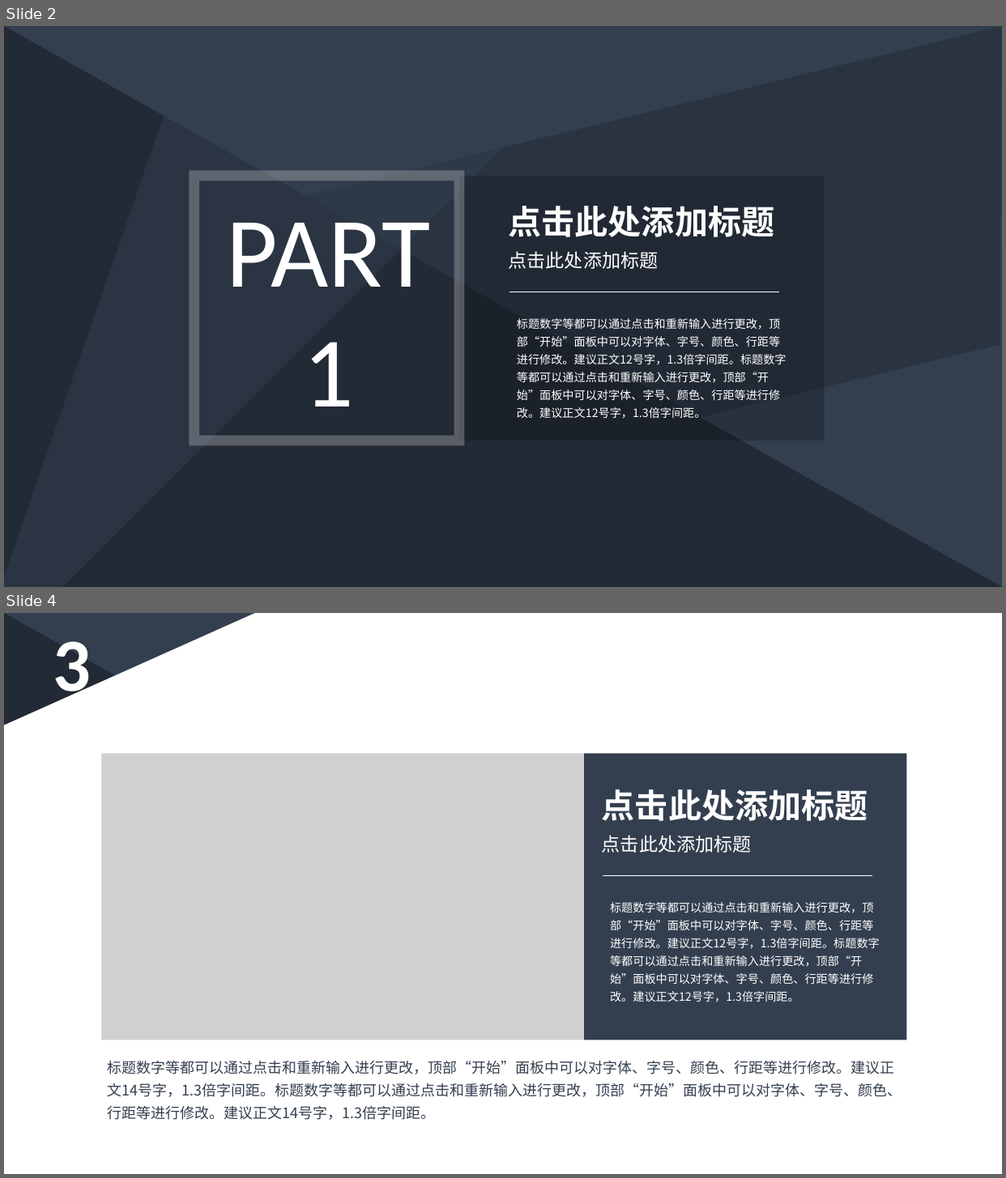
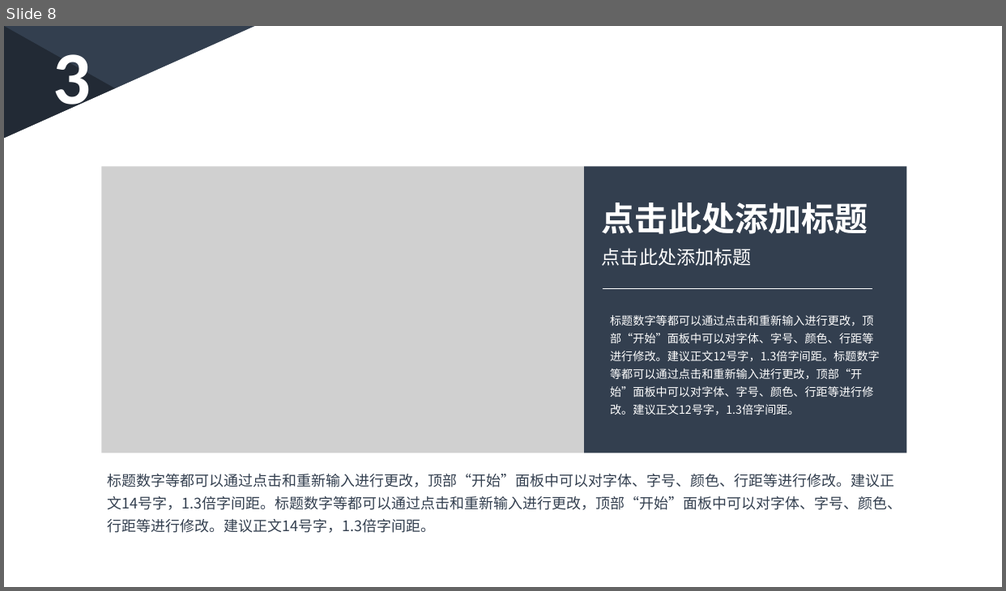
Before and after one commit to PRD2018-G03/PRD2018-G03-SoftwareEngineeringProject, a slide deck: 非受控文档/2_叶柏成/PPT/深蓝低调稳重商务PPT模板.pptx. Shown one above the other, each under a label of ours: slides 2 and 4 before the commit, slide 8 after it; the slides between them are not shown. The pictures are 1006x1178 and 1006x591 pixels, drawn with LibreOffice and Linux fonts; fonts in the diff are those of the drawing; grey boxes stand for pictures. Boxes give left, top, right and bottom in pixels: in the first picture for what was removed or moved away, otherwise in the second. Text is boxed around its words. In the diff, an @@ line names an element or a change of style, - is before the commit and + after.

```diff
--- a/非受控文档/2_叶柏成/PPT/深蓝低调稳重商务PPT模板.pptx
+++ b/非受控文档/2_叶柏成/PPT/深蓝低调稳重商务PPT模板.pptx
@@ slide 2 removed at bbox=[4, 26, 1002, 587], background #333F50; not listed: 3 template elements that a slide beside it also shows @@
@@ rectangle removed at bbox=[194, 176, 459, 441] @@
@@ rectangle removed at bbox=[459, 176, 825, 441] @@
@@ text removed at bbox=[509, 206, 775, 237] @@
-点击此处添加标题
@@ text removed at bbox=[227, 223, 430, 407] @@
-PART
-1
@@ text removed at bbox=[509, 251, 658, 269] @@
-点击此处添加标题
@@ line removed from (509, 292) to (780, 292) @@
@@ text removed at bbox=[517, 318, 786, 419] @@
-标题数字等都可以通过点击和重新输入进行更改，顶部“开始”面板中可以对字体、字号、颜色、行距等进行修改。建议正文12号字，1.3倍字间距。标题数字等都可以通过点击和重新输入进行更改，顶部“开始”面板中可以对字体、字号、颜色、行距等进行修改。建议正文12号字，1.3倍字间距。
@@ what was slide 4 is now slide 8 @@
```
Also in this commit, not shown: 6 slides added, 2 other slides removed.
